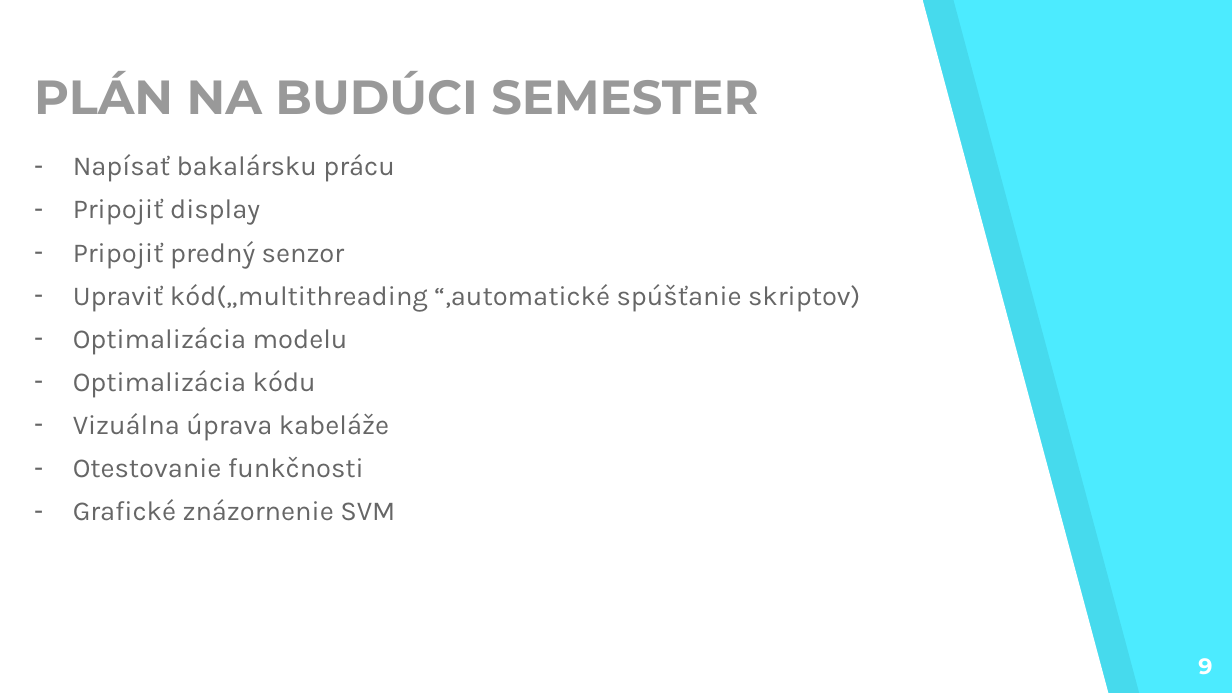
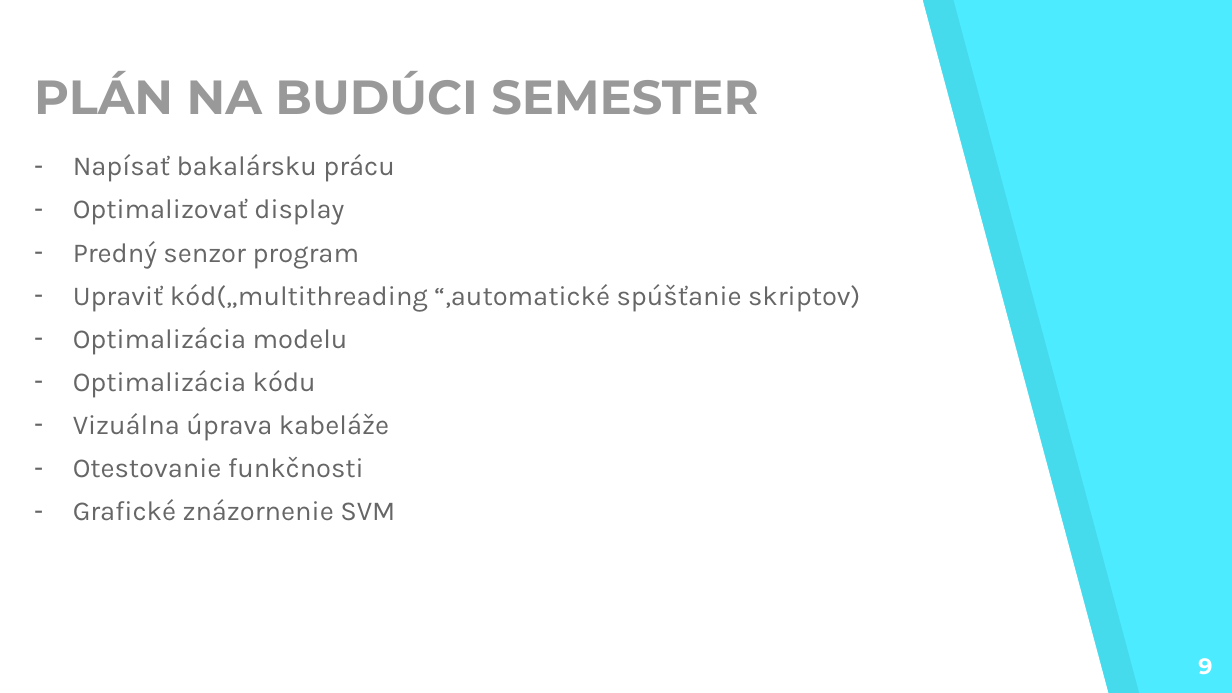
Before and after one commit to TvarozekRastislav/Little-M, a slide deck: slide 9 of presentation/BP-prezentácia.pptx. Drawn at 1232x693 pixels with LibreOffice and Linux fonts; fonts in the diff are those of the drawing. Boxes give left, top, right and bottom in pixels: in the first picture for what was removed or moved away, otherwise in the second. Text is boxed around its words. In the diff, an @@ line names an element or a change of style, - is before the commit and + after.

```diff
--- a/presentation/BP-prezentácia.pptx
+++ b/presentation/BP-prezentácia.pptx
@@ text at [73, 199, 360, 269]: text changed @@
-– Pripojiť display
-– Pripojiť predný senzor
+– Optimalizovať display
+– Predný senzor program
```
Also in this commit, not shown: 6 other files.
